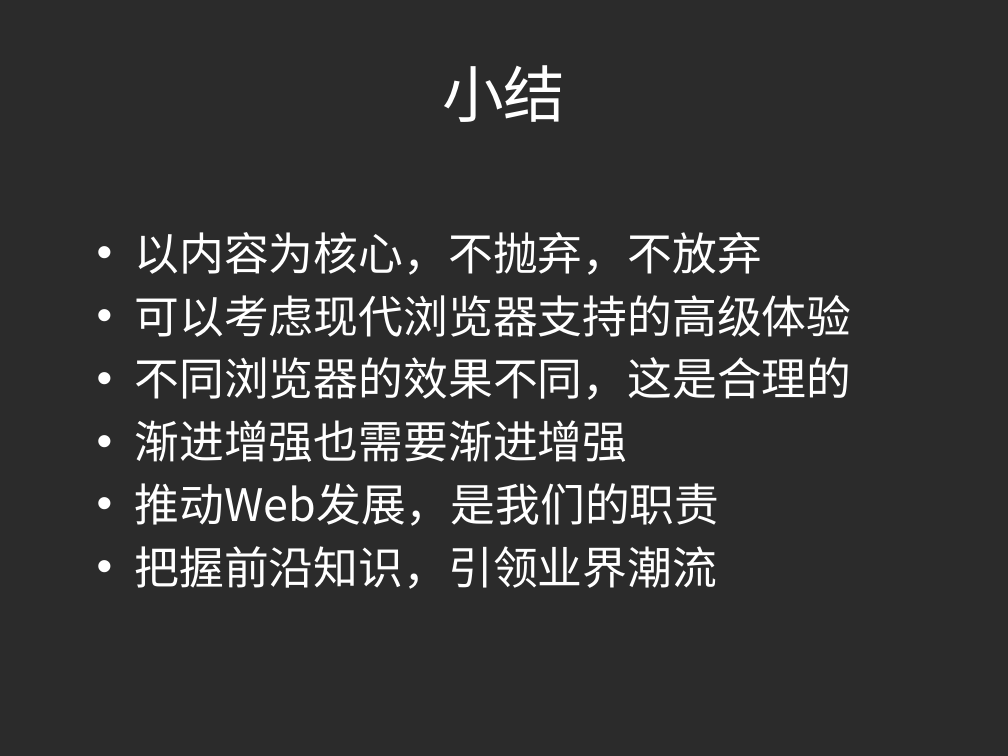
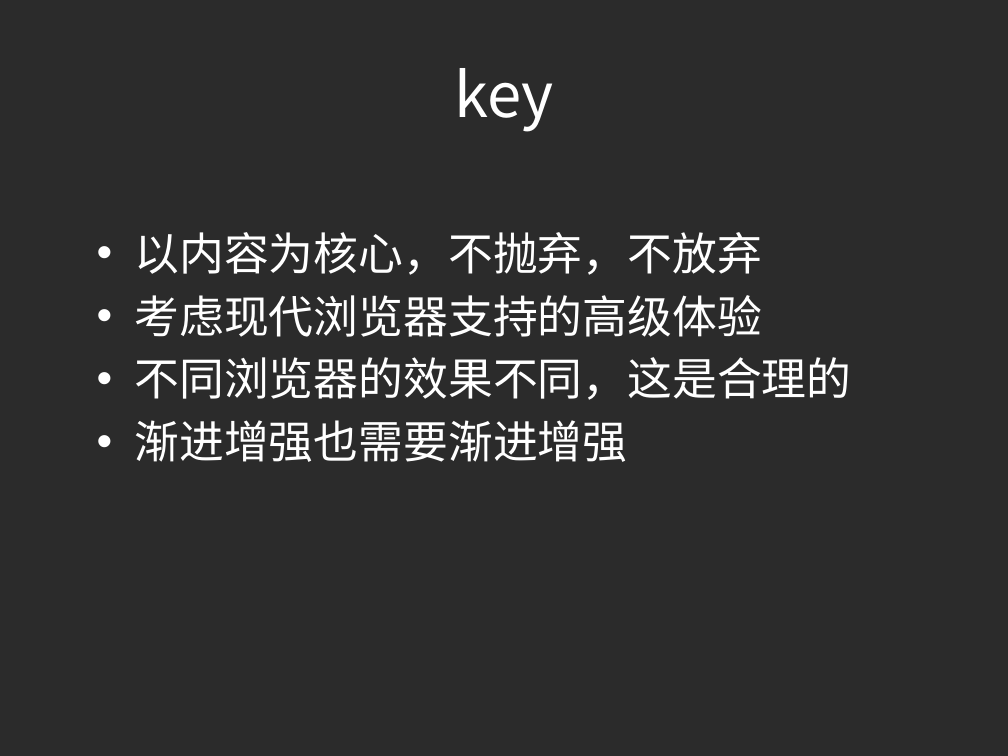
Before and after one commit to ilife5/lifesinger.github.com, a slide deck: slide 29 of share/2010/201012_Progressive-Enhancement.pptx (slide 26 before the commit). Drawn at 1008x756 pixels with LibreOffice and Linux fonts; fonts in the diff are those of the drawing; background and template pictures are left out; a plain dark background stands for a picture behind light text. Boxes give left, top, right and bottom in pixels: in the first picture for what was removed or moved away, otherwise in the second. Text is boxed around its words. In the diff, an @@ line names an element or a change of style, - is before the commit and + after.

Commit message:
update PE ppt

```diff
--- a/share/2010/201012_Progressive-Enhancement.pptx
+++ b/share/2010/201012_Progressive-Enhancement.pptx
@@ title at <box>454,68,553,132</box>: text changed @@
-小结
+key
@@ text at <box>135,295,762,337</box>: text changed @@
-• 可以考虑现代浏览器支持的高级体验
+• 考虑现代浏览器支持的高级体验
@@ text at <box>135,483,720,589</box>: paragraphs removed @@
-• 推动Web发展，是我们的职责
-• 把握前沿知识，引领业界潮流
```
Also in this commit, not shown: 8 other slides changed, 4 slides added, 1 slide removed.
